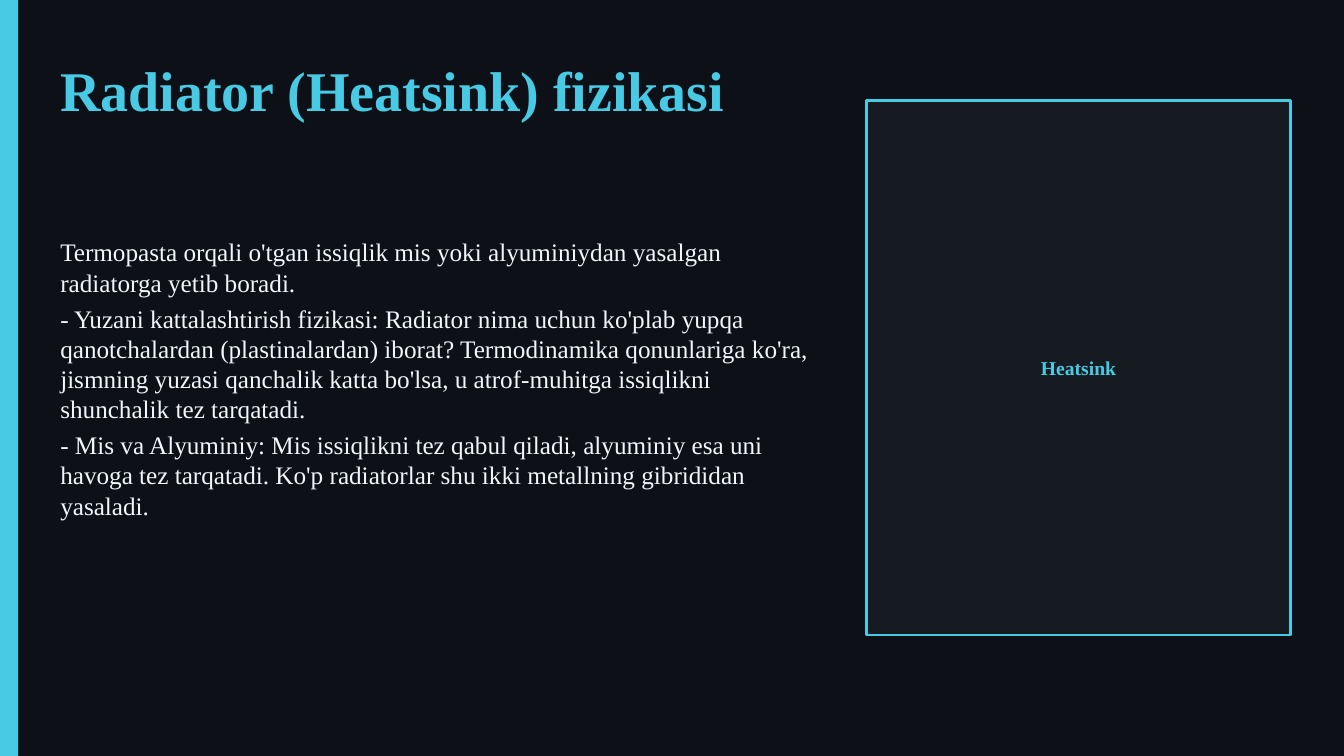
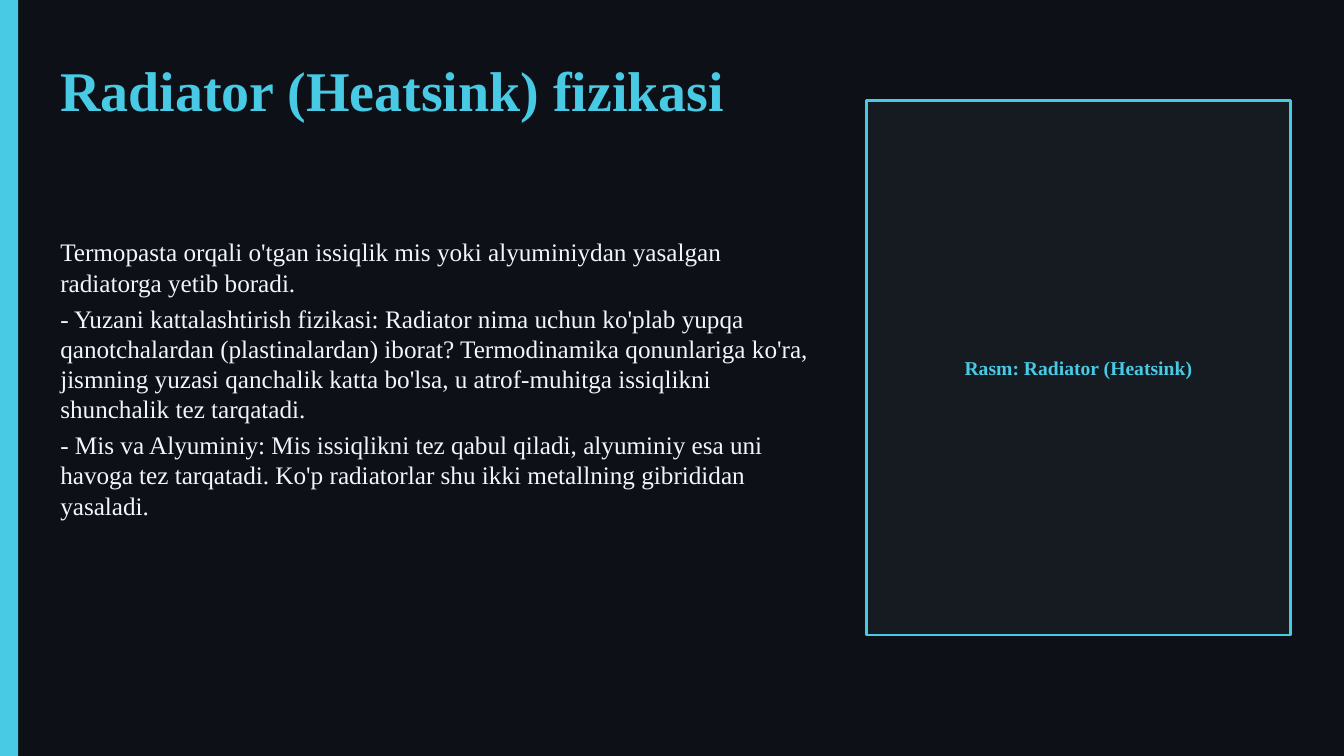
Before and after one commit to dasturland/kerak_taqdimot, a slide deck: slide 6 of taqdimot.pptx. Drawn at 1344x756 pixels with LibreOffice and Linux fonts; fonts in the diff are those of the drawing. Boxes give left, top, right and bottom in pixels: in the first picture for what was removed or moved away, otherwise in the second. Text is boxed around its words. In the diff, an @@ line names an element or a change of style, - is before the commit and + after.

```diff
--- a/taqdimot.pptx
+++ b/taqdimot.pptx
@@ text in rectangle at [965, 361, 1192, 379]: text changed @@
-Heatsink
+Rasm: Radiator (Heatsink)
```
Also in this commit, not shown: 9 other slides changed, 3 other files.
